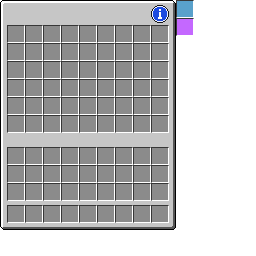
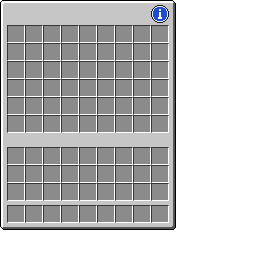
Layers edited between the first and the second 256px x 256px image:
painted on "Slots" over [176, 0, 194, 36]
